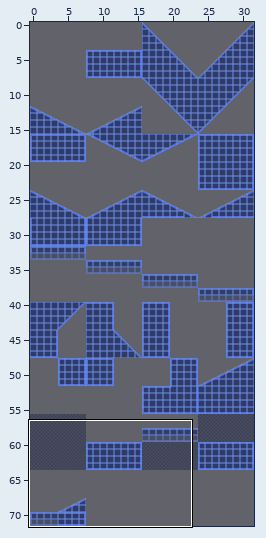
An edit to a level. Tiled map, assets/levels/R0/tilemap128.tmx. Above, an overview of the earlier version with the close-up marked.
Close-up. Before the edit:
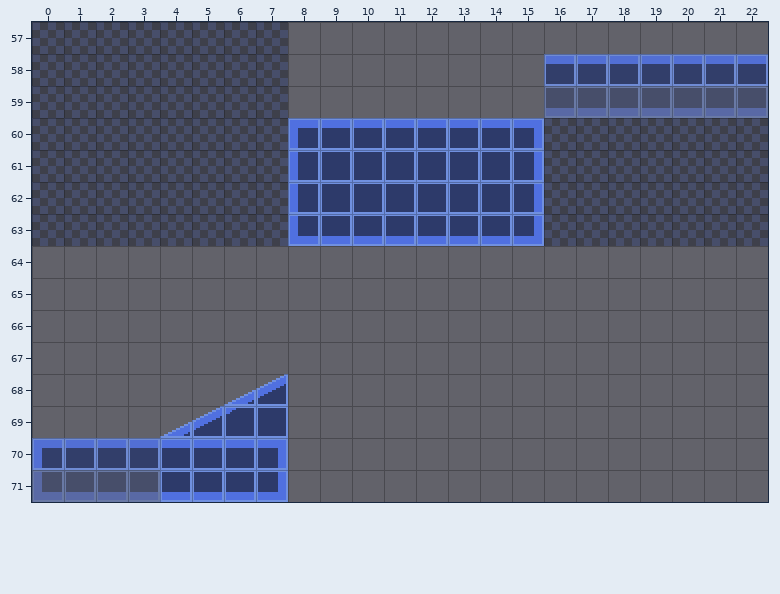
Cells are 16x16 px. Shown: x 0..22, y 57..71.
Once edited:
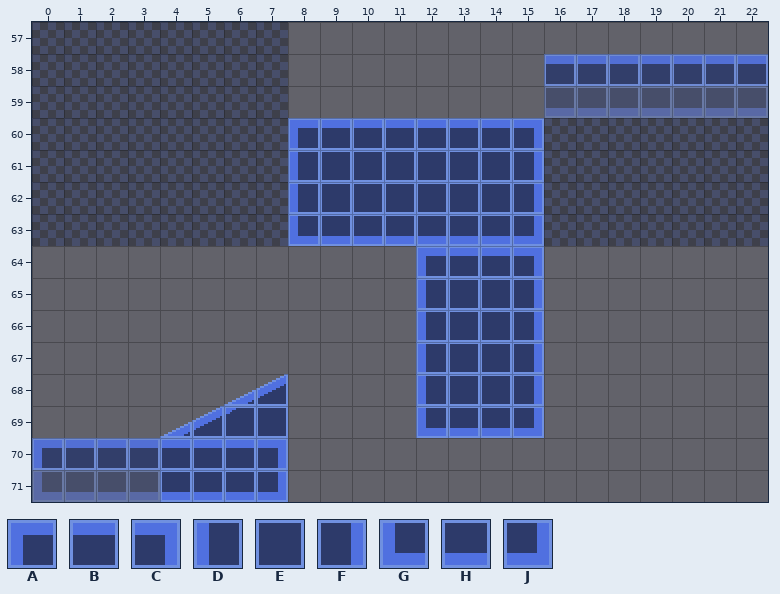
Key: from "16x16": A 1, B 2, C 3, D 9, E 10, F 11, G 17, H 18, J 19.
_ is an empty cell.
The edit:
{"where": "layer \"solid\""}
{"y":64,"x":12,"old":"____","new":"ABBC"}
{"y":65,"x":12,"old":"____","new":"DEEF"}
{"y":66,"x":12,"old":"____","new":"DEEF"}
{"y":67,"x":12,"old":"____","new":"DEEF"}
{"y":68,"x":12,"old":"____","new":"DEEF"}
{"y":69,"x":12,"old":"____","new":"GHHJ"}
{"label":"added","picture_box":[416,246,544,438]}
